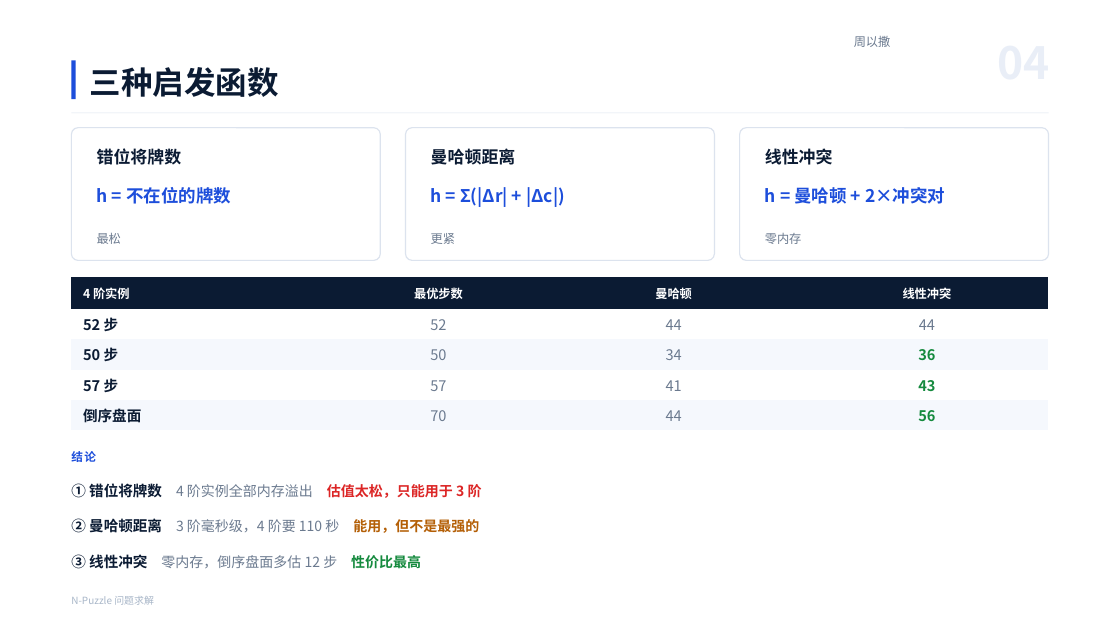
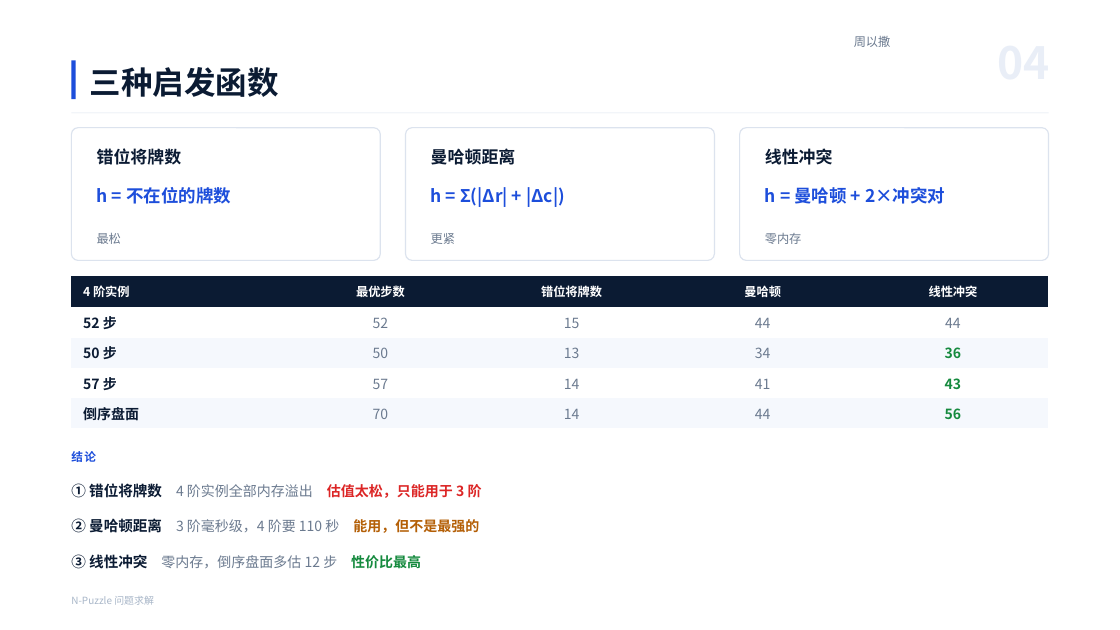
Before and after one commit to lin612320/ai-course-group, a slide deck: slide 4 of 项目一-NPuzzle问题求解/02-演示/N-Puzzle项目演示.pptx. Drawn at 1120x630 pixels with LibreOffice and Linux fonts; fonts in the diff are those of the drawing; background and template pictures are left out. Boxes give left, top, right and bottom in pixels: in the first picture for what was removed or moved away, otherwise in the second. Text is boxed around its words. In the diff, an @@ line names an element or a change of style, - is before the commit and + after.

```diff
--- a/项目一-NPuzzle问题求解/02-演示/N-Puzzle项目演示.pptx
+++ b/项目一-NPuzzle问题求解/02-演示/N-Puzzle项目演示.pptx
@@ table at bbox=[71, 276, 1049, 429] @@
+column 3: 错位将牌数 | 15 | 13 | 14 | 14
```
Also in this commit, not shown: 1 other file.
